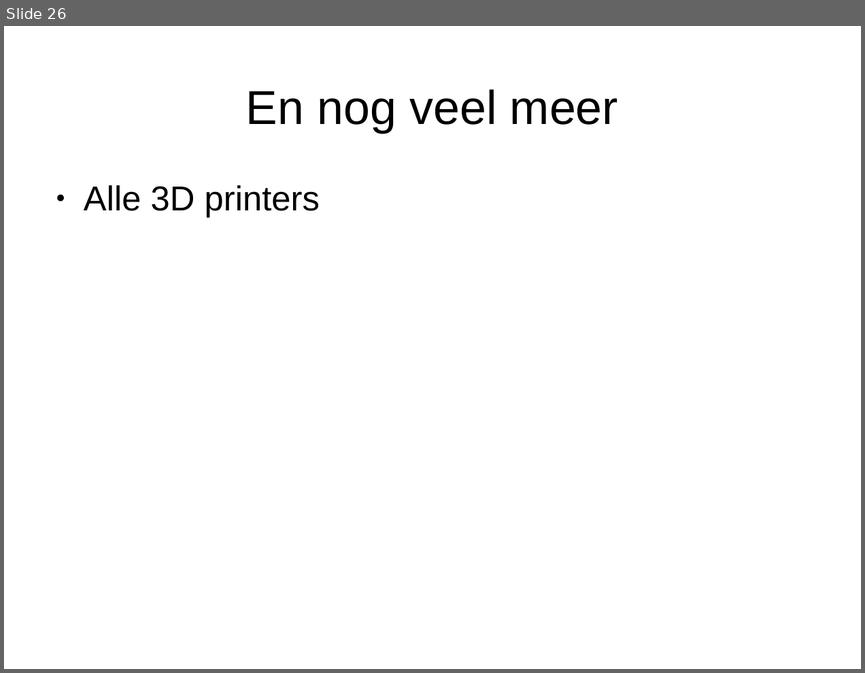
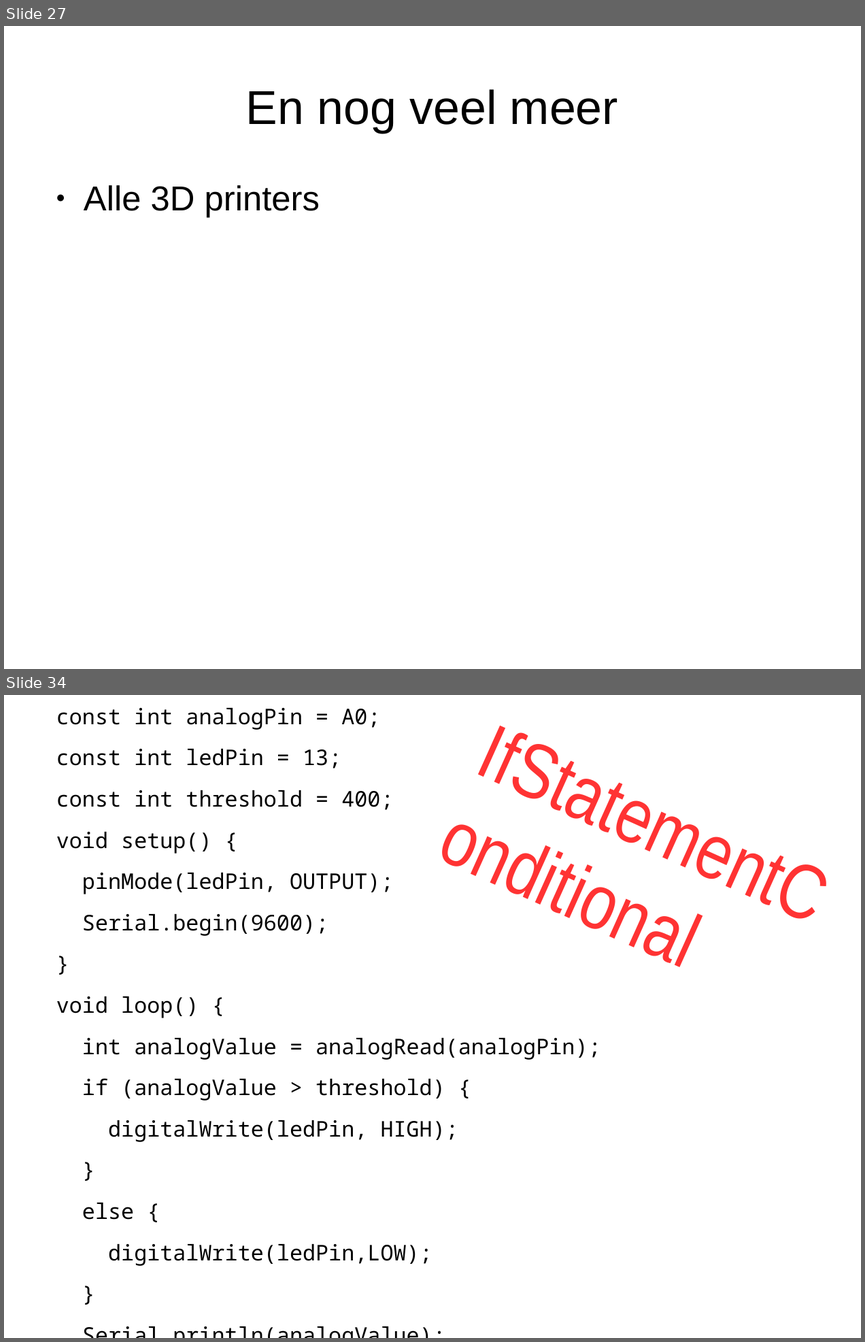
Before and after one commit to djog/arduino_cursus, a slide deck: Presentaties/Dag1.odp. Shown one above the other, each under a label of ours: slide 26 before the commit, slides 27 and 34 after it; the slides between them are not shown. The pictures are 865x673 and 865x1342 pixels, drawn with LibreOffice and Linux fonts; fonts in the diff are those of the drawing. Boxes give left, top, right and bottom in pixels: in the first picture for what was removed or moved away, otherwise in the second. Text is boxed around its words. In the diff, an @@ line names an element or a change of style, - is before the commit and + after.

```diff
--- a/Presentaties/Dag1.odp
+++ b/Presentaties/Dag1.odp
@@ slide 34 added at (x1=4, y1=695, x2=861, y2=1338), background #FFFFFF @@
@@ text added at (x1=56, y1=708, x2=600, y2=1266), 20 pt, text #000000 @@
+const int analogPin = A0;
+const int ledPin = 13;
+const int threshold = 400;
+void setup() {
+pinMode(ledPin, OUTPUT);
+Serial.begin(9600);
+}
+void loop() {
+int analogValue = analogRead(analogPin);
+if (analogValue > threshold) {
+digitalWrite(ledPin, HIGH);
+}
+else {
+digitalWrite(ledPin,LOW);
+}
+Serial.println(analogValue);
+delay(1);
+}
@@ text added at (x1=366, y1=695, x2=861, y2=1154), 72 pt, text #FF3333 @@
+IfStatementConditional
@@ what was slide 26 is now slide 27 @@
```
Also in this commit, not shown: 1 slide changed, 15 other slides added, 13 other files.
